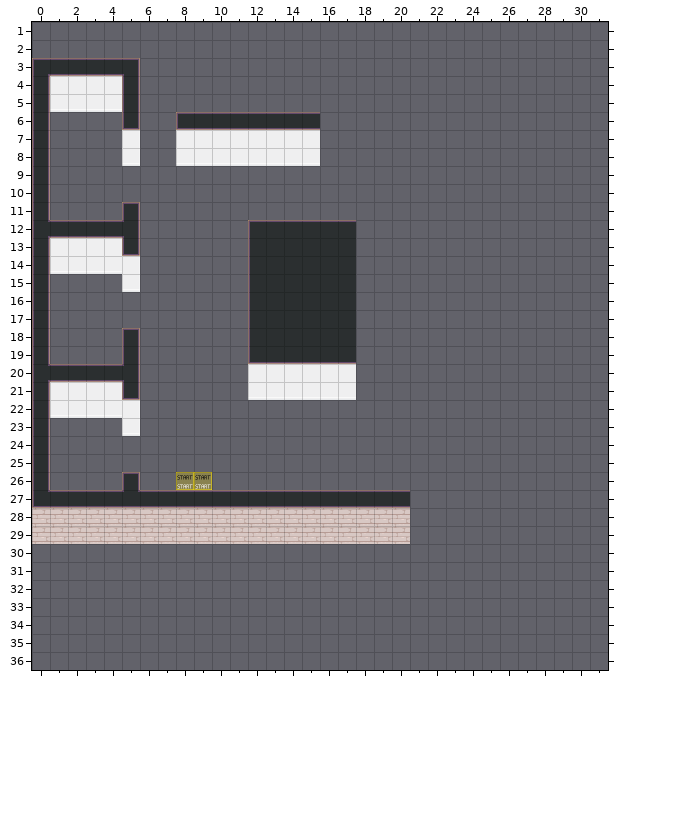
Two states of a Tiled map (JSON), map.tmj. The first picture shows the starting point.
Cells are 32x32 px. Shown: x 0..31, y 1..36. The old version is drawn lined up with the new one.
Now the later version:
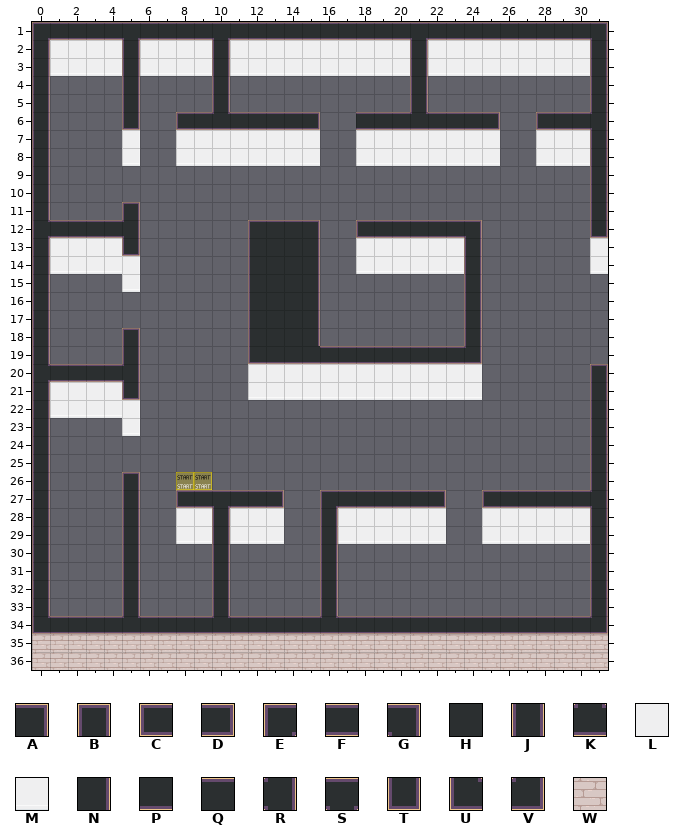
Key: from "WA_Room_Builder": A 26, B 31, C 58, D 59, E 93, F 94, G 99, H 100, J 102, K 110, L 119, M 144, N 152, P 154, Q 156, R 158, S 160, T 271, U 368, V 374, W 393.
_ is an empty cell.
Change:
map size 49x30 -> 49x37 cells
Layer "collisions":
The edit erases the tile that lay hidden in rows 4 to 5 at x 1 to 4; in rows 12 to 18 at x 16 to 17; in rows 27 to 29 at x 1 to 4, 6 to 7 and 14 to 15.
Layer "walls/walls1":
The author changed tile Q to tile A in row 12 at x 15.
Tile B now appears in row 20 at x 31.
The author changed tile F to tile C in row 27 at x 8.
Tile C now appears in row 6 at x 28; in row 12 at x 18; in row 27 at x 25.
The author changed tile F to tile D in row 6 at x 15; in row 27 at x 13.
Tile D now appears in row 6 at x 25; in row 27 at x 22.
The author changed tile F to tile E in row 27 at x 16.
Tile E now appears in row 1 at x 0.
The author changed tile P to tile F in row 19 at x 16 to 17.
Tile F now appears in row 1 at x 1 to 4, 6 to 9, 11 to 20 and 22 to 30; in row 6 at x 18 to 20, 22 to 24 and 29 to 30; in row 12 at x 19 to 23; in row 19 at x 18 to 23; in row 27 at x 21 and 26 to 30; in row 34 at x 1 to 4, 6 to 9, 11 to 15 and 17 to 30.
Tile G now appears in row 1 at x 31; in row 12 at x 24.
The author changed tile E to tile J in row 3 at x 0.
The author changed tile G to tile J in row 3 at x 5.
The author changed tile K to tile J in row 27 at x 5.
The author changed tile U to tile J in row 27 at x 0.
The author changed tile W to tile J in rows 28 to 29 at x 0, 5, 10 and 16.
Tile J now appears in row 2 at x 0, 5, 10, 21 and 31; in rows 3 to 5 at x 10, 21 and 31; in rows 7 to 11 at x 31; in rows 13 to 18 at x 24; in rows 21 to 26 at x 31; in rows 28 to 29 at x 31.
Tile J now appears in rows 30 to 33 at x 0, 5, 10, 16 and 31.
The author changed tile F to tile K in row 6 at x 10.
Tile K now appears in row 6 at x 21; in row 34 at x 5, 10 and 16.
The author changed tile W to tile L in row 28 at x 8 to 9, 11 to 13 and 17 to 20.
Tile L now appears in row 2 at x 1 to 4, 6 to 9, 11 to 20 and 22 to 30; in row 7 at x 18 to 25 and 28 to 30; in row 13 at x 18 to 23 and 31; in row 20 at x 18 to 24; in row 28 at x 21 to 22 and 25 to 30.
The author changed tile F to tile M in row 3 at x 1 to 4.
The author changed tile W to tile M in row 29 at x 8 to 9, 11 to 13 and 17 to 20.
Tile M now appears in row 3 at x 6 to 9, 11 to 20 and 22 to 30; in row 8 at x 18 to 25 and 28 to 30; in row 14 at x 18 to 23 and 31; in row 21 at x 18 to 24; in row 29 at x 21 to 22 and 25 to 30.
The author changed tile H to tile N in rows 13 to 18 at x 15.
Tile R now appears in row 6 at x 31; in row 27 at x 31.
The author changed tile F to tile S in row 27 at x 10.
Tile S now appears in row 1 at x 5, 10 and 21.
Tile T now appears in row 12 at x 31.
Tile U now appears in row 34 at x 0.
Tile V now appears in row 19 at x 24; in row 34 at x 31.
Tile W now appears in rows 35 to 36 at x 0 to 31.
The edit erases tile F in row 27 at x 1 to 4, 6 to 7 and 14 to 15.
The edit erases tile H in rows 13 to 18 at x 16 to 17.
The edit erases tile L in row 4 at x 1 to 4.
The edit erases tile M in row 5 at x 1 to 4.
The edit erases tile Q in row 12 at x 16 to 17.
The edit erases tile W in rows 28 to 29 at x 1 to 4, 6 to 7 and 14 to 15.
Boxes around the changes in both pictures, in picture pixels (x1, y1, x2, y2):
changed: (32, 22, 608, 670)
